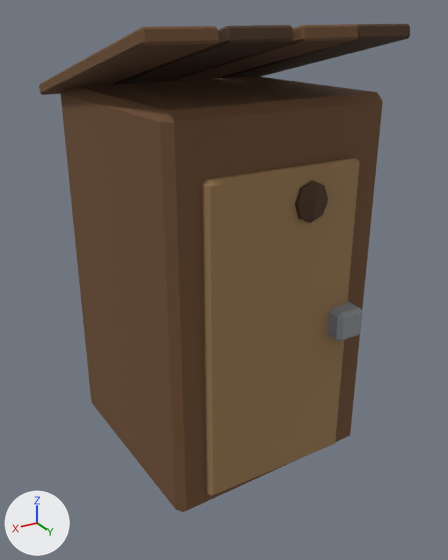
What one commit did to the FBX model client/CultOfComfort.Unity/Assets/Resources/Art/Models/outhouse.fbx.
One viewpoint serves both versions: a camera (50 mm lens) standing at (0.811, 1.397, 1.172) and looking at (0.017, 0.073, 0.51). Every picture has the same lights, and +X, +Y and +Z are marked at lower left. The picture after the commit comes second. Where no turn or scale is listed for an object, it has been applied to the vertices.

Objects in the first picture: 'Building'.
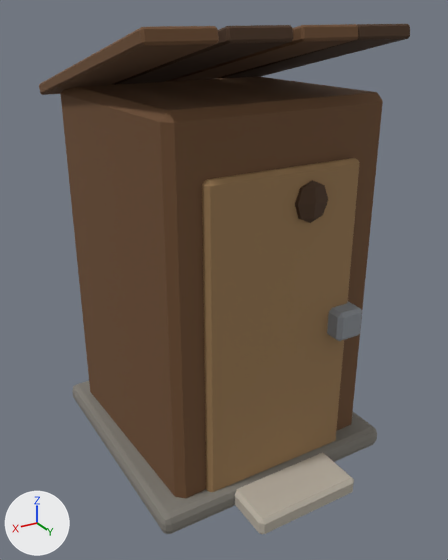
Changed parts and their boxes (x1, y1, x2, y2) in the pictures (448 x 560 px):
'Building', reshaped
    before: (39, 24, 410, 512)
    after: (39, 24, 410, 534)
part 1 of me_building, added
    after: (72, 381, 377, 534)
part 2 of me_building, added
    after: (235, 453, 354, 534)

The change in detail:
me_building is used by ob_building; location (0.0, 0.0, 0.0).
me_building had 188 vertices, 206 faces and spanned x -0.31..0.353, y -0.37..0.37, z 0.0..1.152.
me_building now has 268 vertices, 286 faces and spans x -0.35..0.353, y -0.37..0.47, z 0.0..1.152.
me_building part 1: a new loose piece of 56 vertices spanning x -0.35..0.35, y -0.35..0.35, z 0.0..0.06, in mat_palette (picture img_palette_png).
me_building part 2: a new loose piece of 24 vertices spanning x -0.15..0.15, y 0.33..0.47, z 0.005..0.055, in mat_palette (picture img_palette_png).
